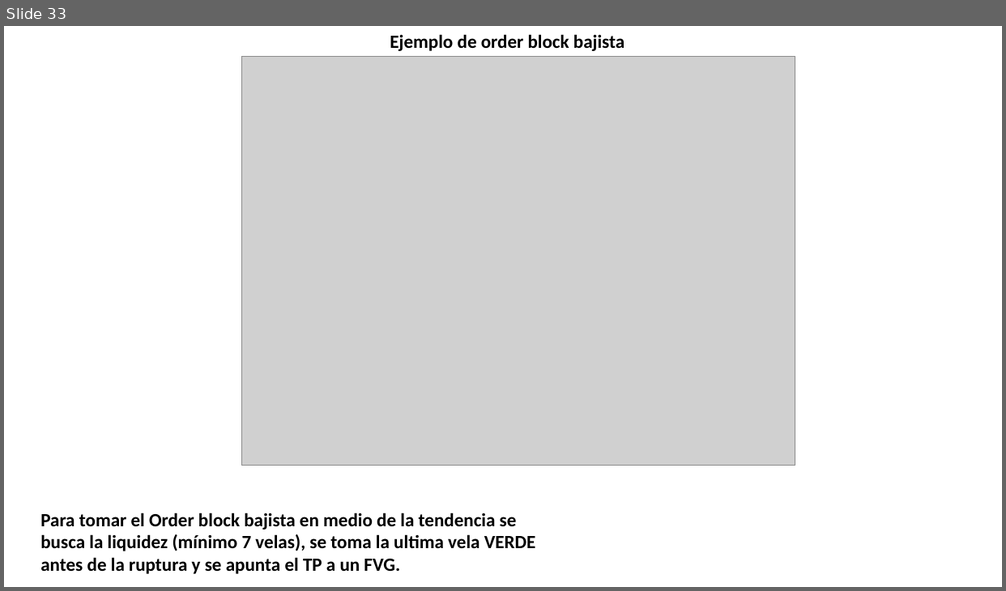
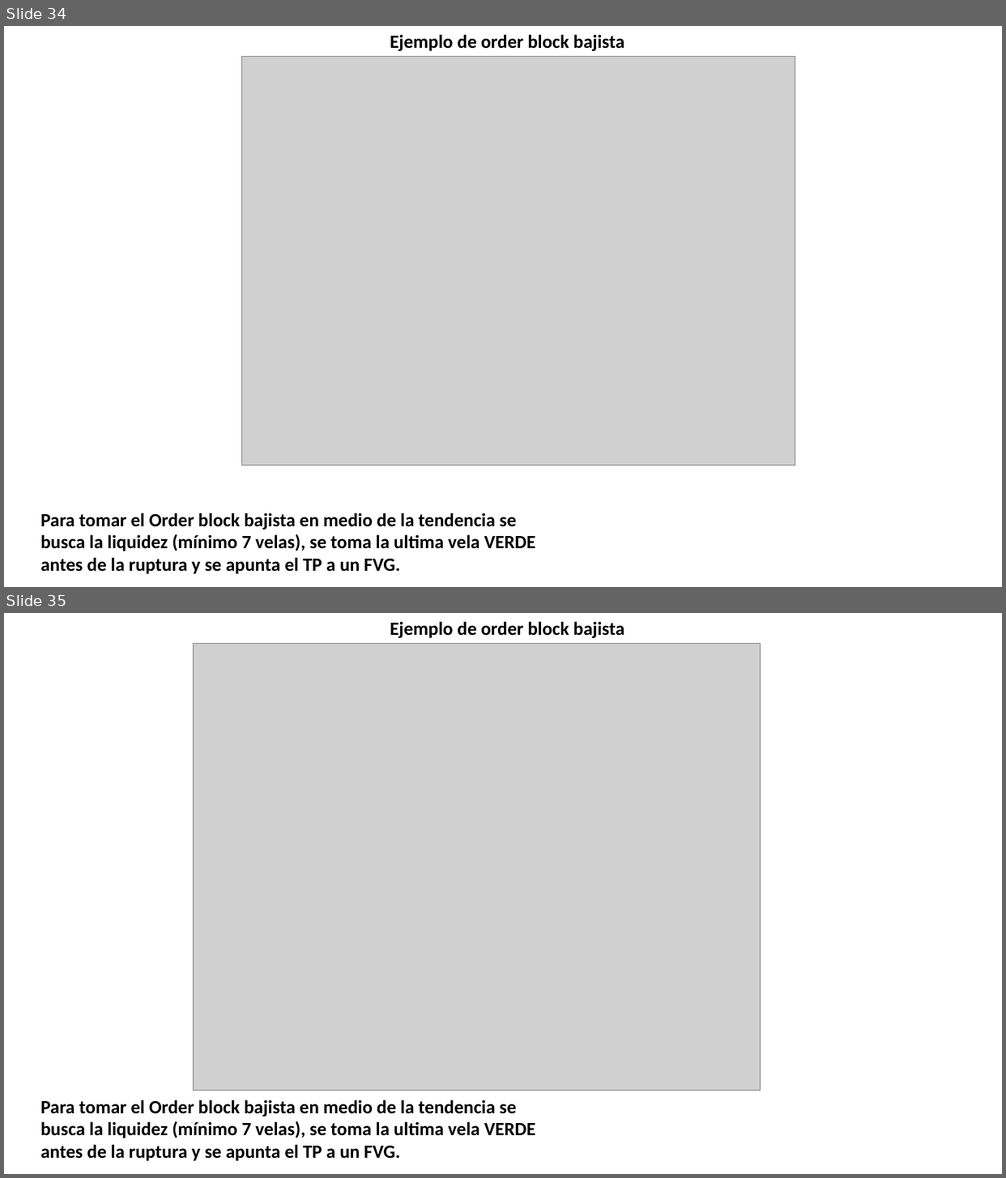
Before and after one commit to Edd1eware/Yields_Academy, a slide deck: Manual_YIELDS_ACADEMY.pptx. Shown one above the other, each under a label of ours: slide 33 before the commit, slides 34 and 35 after it. The pictures are 1006x591 and 1006x1178 pixels, drawn with LibreOffice and Linux fonts; fonts in the diff are those of the drawing; grey boxes stand for pictures. Boxes give left, top, right and bottom in pixels: in the first picture for what was removed or moved away, otherwise in the second. Text is boxed around its words. In the diff, an @@ line names an element or a change of style, - is before the commit and + after.

Commit message:
UPDATE

```diff
--- a/Manual_YIELDS_ACADEMY.pptx
+++ b/Manual_YIELDS_ACADEMY.pptx
@@ slide 35 added at box(4, 613, 1002, 1174), background #FFFFFF @@
@@ text added at box(390, 621, 624, 638), 18 pt, text #000000, bold @@
+Ejemplo de order block bajista
@@ picture added at box(194, 643, 761, 1090) @@
@@ text added at box(40, 1100, 536, 1161), 18 pt, text #000000, bold @@
+Para tomar el Order block bajista en medio de la tendencia se busca la liquidez (mínimo 7 velas), se toma la ultima vela VERDE antes de la ruptura y se apunta el TP a un FVG.
@@ what was slide 33 is now slide 34 @@
```
Also in this commit, not shown: 1 other slide added.
